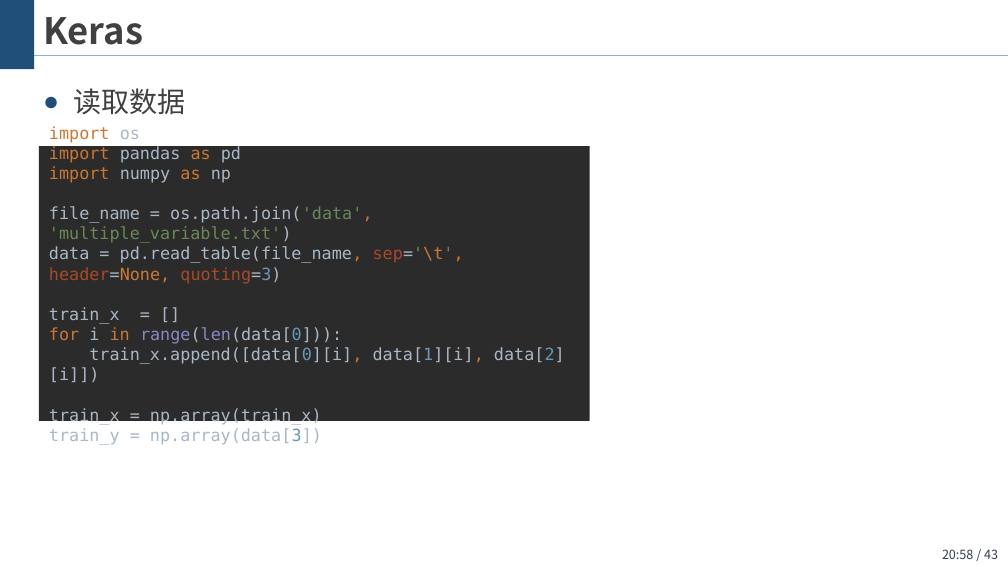
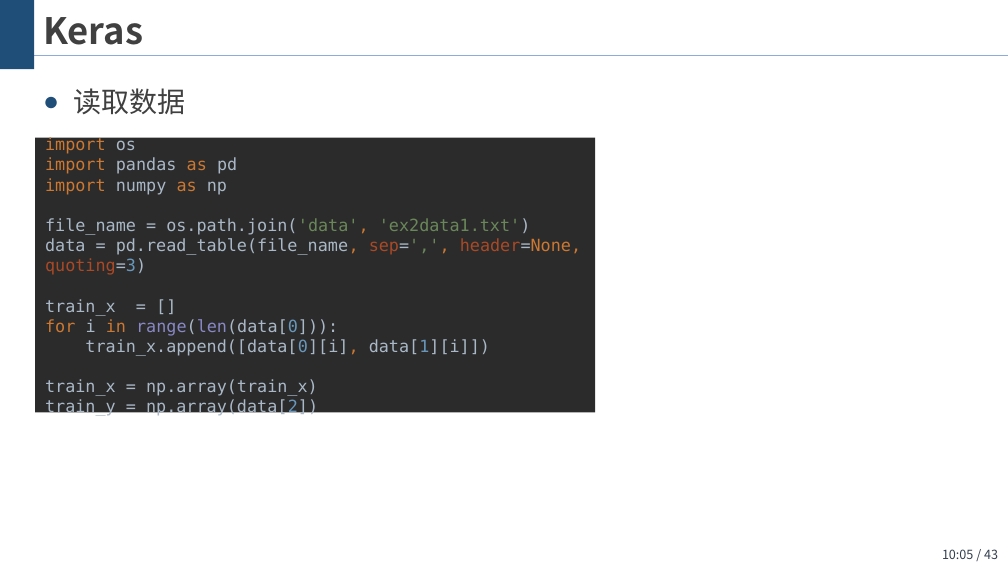
Before and after one commit to wangjin0818/Artificial_Intelligence_2021, a slide deck: slide 43 of chapter 03 - Logistic regression/逻辑斯蒂回归.pptx. Drawn at 1008x567 pixels with LibreOffice and Linux fonts; fonts in the diff are those of the drawing; background and template pictures are left out. Boxes give left, top, right and bottom in pixels: in the first picture for what was removed or moved away, otherwise in the second. Text is boxed around its words. In the diff, an @@ line names an element or a change of style, - is before the commit and + after.

```diff
--- a/chapter 03 - Logistic regression/逻辑斯蒂回归.pptx
+++ b/chapter 03 - Logistic regression/逻辑斯蒂回归.pptx
@@ rectangle "import os import pandas as ...": place and size @@
-rectangle "import os import pandas as ..." at [39, 146, 590, 421]
+rectangle "import os import pandas as ..." at [35, 138, 596, 413]
@@ text in rectangle at [45, 137, 581, 417]: text changed @@
-import os
-import pandas as pd
-import numpy as np
-file_name = os.path.join('data', 'multiple_variable.txt')
-data = pd.read_table(file_name, sep='\t', header=None, quoting=3)
-train_x = []
-for i in range(len(data[0])):
-train_x.append([data[0][i], data[1][i], data[2][i]])
-train_x = np.array(train_x)
-train_y = np.array(data[3])
+import os
+import pandas as pd
+import numpy as np
+file_name = os.path.join('data', 'ex2data1.txt')
+data = pd.read_table(file_name, sep=',', header=None, quoting=3)
+train_x = []
+for i in range(len(data[0])):
+train_x.append([data[0][i], data[1][i]])
+train_x = np.array(train_x)
+train_y = np.array(data[2])
@@ page number at [942, 549, 998, 559]: text changed @@
-20:58 / 43
+10:05 / 43
```
Also in this commit, not shown: 11 other slides changed, 3 slides added, 7 slides removed.
